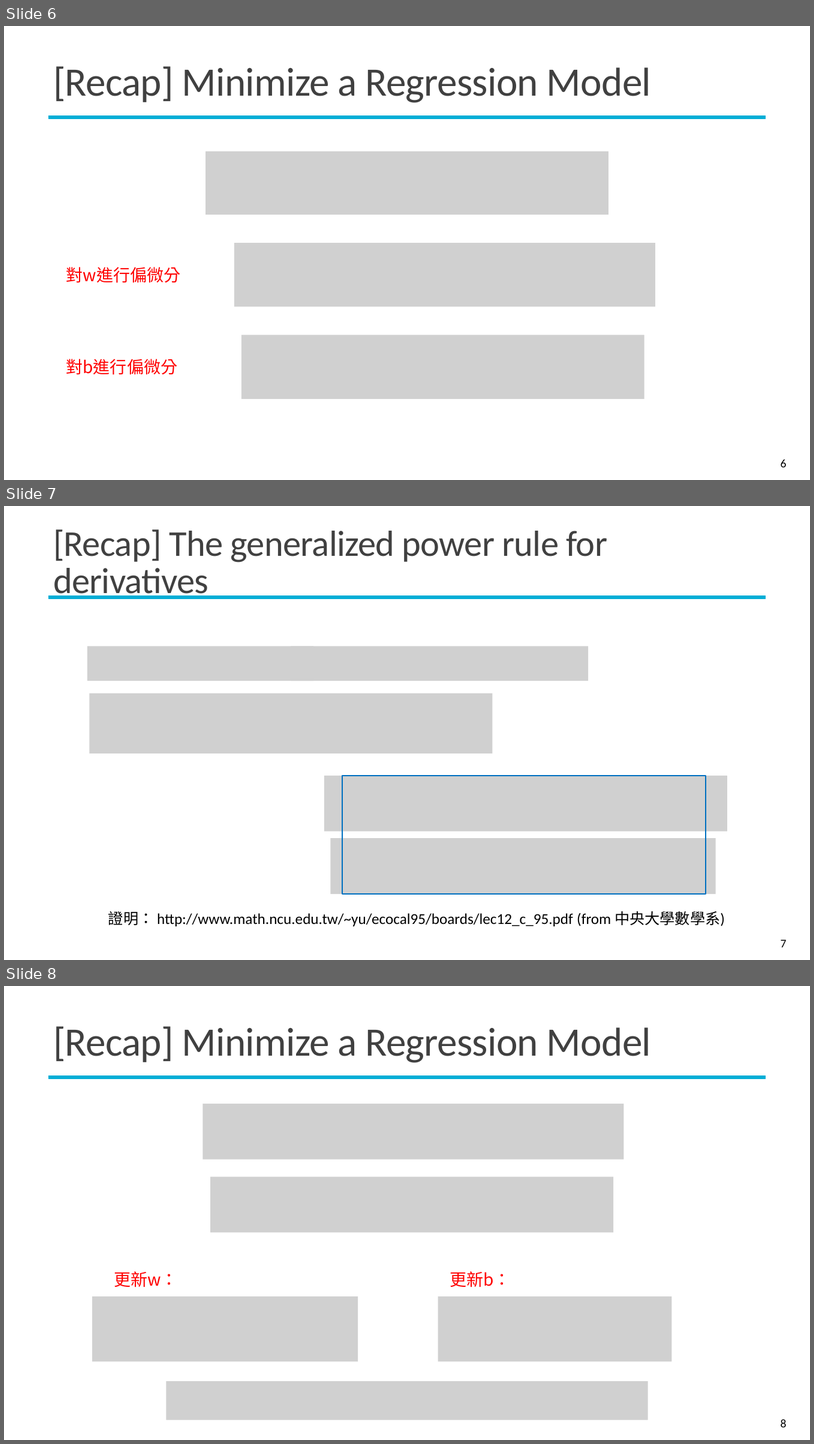
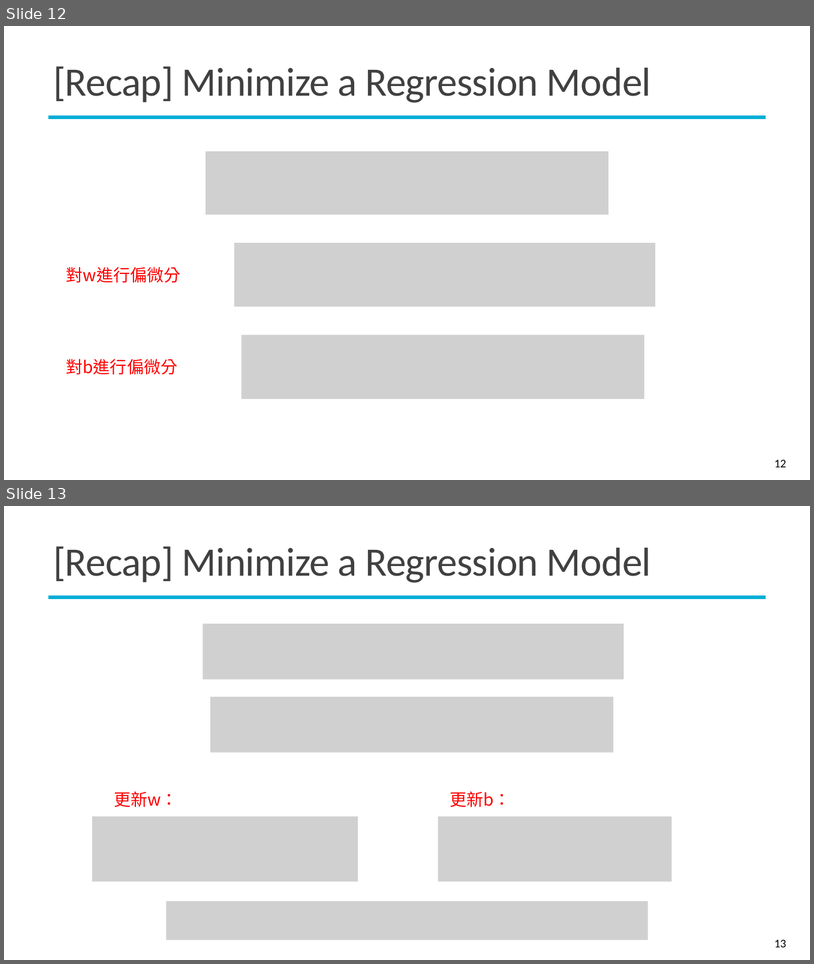
Before and after one commit to mcps5601/CGUDL_2025_Spring, a slide deck: slides/backprop_0303.pptx. Shown one above the other, each under a label of ours: slides 6, 7 and 8 before the commit, slides 12 and 13 after it. The pictures are 814x1444 and 814x964 pixels, drawn with LibreOffice and Linux fonts; fonts in the diff are those of the drawing; grey boxes stand for pictures; background and template pictures are left out. Boxes give left, top, right and bottom in pixels: in the first picture for what was removed or moved away, otherwise in the second. Text is boxed around its words. In the diff, an @@ line names an element or a change of style, - is before the commit and + after.

```diff
--- a/slides/backprop_0303.pptx
+++ b/slides/backprop_0303.pptx
@@ slide 7 removed at [4, 506, 810, 960], background #FFFFFF; not listed: 1 template element that a slide beside it also shows @@
@@ title removed at [53, 529, 608, 599] @@
-[Recap] The generalized power rule for derivatives
@@ picture removed at [87, 646, 314, 681] @@
@@ picture removed at [291, 646, 589, 681] @@
@@ picture removed at [89, 693, 493, 753] @@
@@ text removed at [86, 707, 198, 741] @@
-Then
@@ picture removed at [324, 775, 728, 831] @@
@@ rectangle removed at [342, 775, 706, 894] @@
@@ picture removed at [330, 838, 716, 894] @@
@@ text removed at [108, 910, 725, 926] @@
-證明： http://www.math.ncu.edu.tw/~yu/ecocal95/boards/lec12_c_95.pdf (from 中央大學數學系)
@@ page number removed at [781, 939, 787, 947] @@
-7
@@ what was slide 6 is now slide 12 @@
@@ page number at [775, 459, 787, 467]: text changed @@
-6
+12
@@ what was slide 8 is now slide 13 @@
@@ page number at [775, 939, 787, 947]: text changed @@
-8
+13
```
Also in this commit, not shown: 11 slides changed, 9 slides added, 1 other file.
